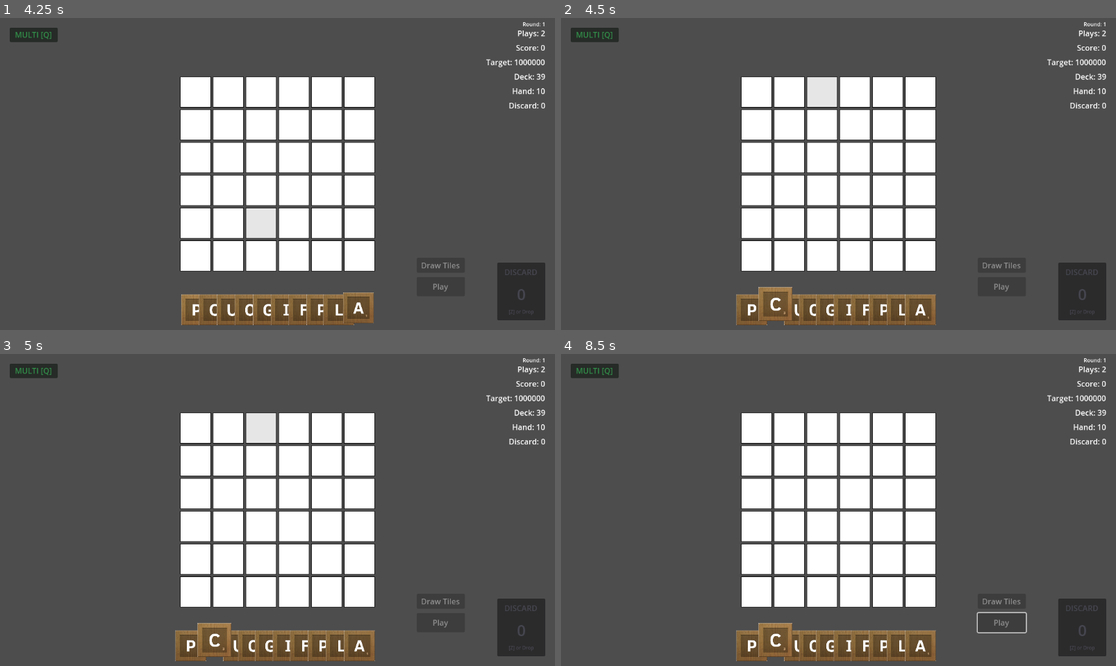
Above: before the commit, frames 1-4 (two rows, left to right).
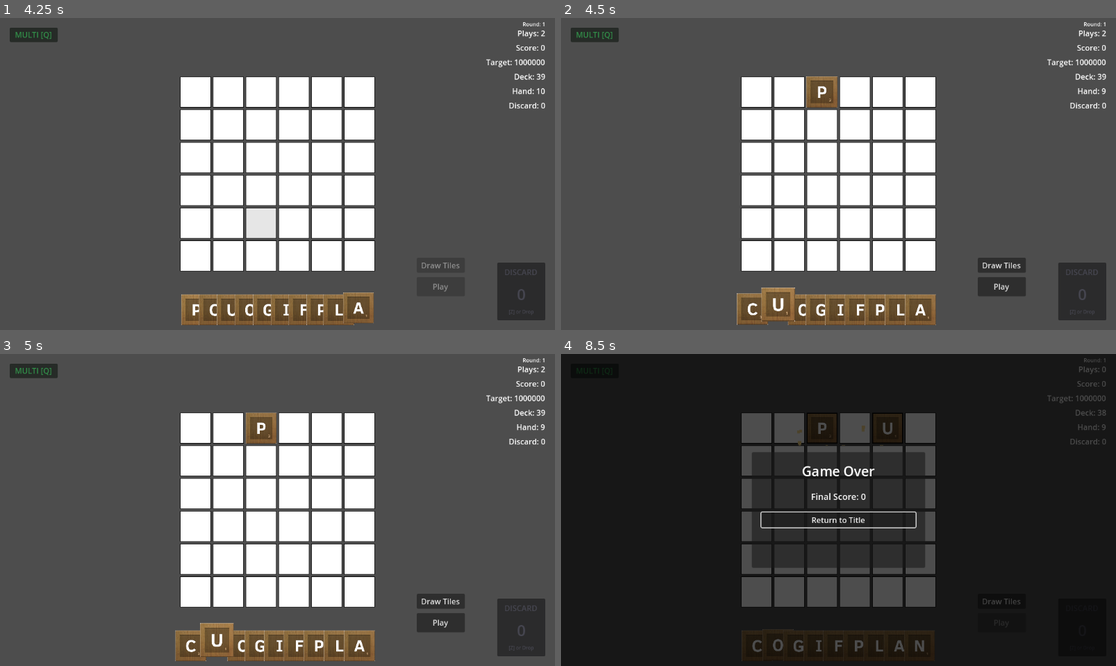
Above: after the commit, the same moments.

Repository: rcmilan/godot-scrabblerabble
Game: Godot game, scene res://scenes/title_screen/title_screen.tscn
The game is run twice, just before and just after one commit, with the same random seed, the same clock (stepped at 60 frames per second) and the same inputs.
Inputs (mouse positions are in pixels of both pictures, inside the frame that each line leads up to):
- Up to frame 1 (4.25 s): click "New Game" at 0.5 s; click "New Game" at 1.25 s; click "Start Run" at 2 s; tap Enter (ui_accept) at 2.75, 3.5 s; drag from (194, 92) to (333, 105) at 2.77 s; drag from (227, 92) to (249, 236) at 3.52 s
- Up to frame 2 (4.5 s): tap Space (confirm_action) at 4.25 s; move the mouse to (821, 92) at 4.27 s; hold D (navigate_right) from 4.28 s (still down); tap L (draw_tiles) at 4.35 s; click (821, 92) at 4.42 s
- Up to frame 3 (5 s): keep holding D (navigate_right)
- Up to frame 4 (8.5 s): release D (navigate_right) at 5 s; click (999, 622) at 5 s, where only the run after the commit has a clickable "Play"; click (999, 600) at 5.75 s, where only the run after the commit has a clickable "Draw Tiles"; tap Enter (ui_accept) at 6.5 s; drag from (855, 428) to (672, 463) at 6.52 s; tap Space (confirm_action) at 7.25 s; drag from (888, 428) to (866, 510) at 7.27 s; click (999, 622) at 8 s, where only the run after the commit has a clickable "Play"

Frame 1 is identical in both runs. In frame 2, 1.9% of the frame differs, in the area x 31-99%, y 18-99%; in frame 3, 1.8%; in frame 4, 99%, in the area x 0-100%, y 0-100%.
Error in both runs: Invalid call. Nonexistent function 'cleared_tile' in base 'Nil'. (res://scenes/ui/focus_cursor/focus_cursor.gd:90)

Commit message:
refactor: update GameplayController to typed CursorPosition signal args
Co-Authored-By: Claude Sonnet 4.6 <noreply@anthropic.com>

Diff:
--- a/scripts/controllers/gameplay_controller.gd
+++ b/scripts/controllers/gameplay_controller.gd
@@ -286,48 +286,47 @@
 	_play.update_play_button_state()
 
 
-func _on_cursor_confirmed(zone: FocusCursor.Zone, position: Variant) -> void:
-	if not _is_active:
-		return
-	match zone:
-		FocusCursor.Zone.HAND:
-			var tile: Tile = hand.get_tile_at(int(position))
-			if tile == null:
-				return
-			_on_tile_selected(tile)
-			if _selection.has_selection() and _cursor:
-				_cursor.set_held_tile(tile)
-
-		FocusCursor.Zone.BOARD:
-			var coords := position as Vector2i
-			var cell: BoardCell = board.get_cell(coords.y, coords.x)
-			if cell == null:
-				return
-			if _selection.has_selection():
-				var movable: Array[Tile] = _selection.get_selected_tiles().filter(
-					func(t: Tile) -> bool: return not t.is_locked
-				)
-				if not movable.is_empty() and not cell.is_occupied():
-					_place_tiles_on_cell(movable, cell, true)
-					if _cursor:
-						_cursor.clear_held_tile()
-				elif cell.is_occupied():
-					print("[Gameplay] Cursor: target cell occupied at %s" % coords)
-					TileAnimator.animate_shake(movable[0])
+func _on_cursor_confirmed(pos: CursorPosition) -> void:
+	if not _is_active:
+		return
+
+	if pos.is_hand():
+		var tile: Tile = hand.get_tile_at(pos.hand_index)
+		if tile == null:
+			return
+		_on_tile_selected(tile)
+		if _selection.has_selection() and _cursor:
+			_cursor.set_held_tile(tile)
+
+	elif pos.is_board():
+		var cell: BoardCell = board.get_cell(pos.board_coords.y, pos.board_coords.x)
+		if cell == null:
+			return
+		if _selection.has_selection():
+			var movable: Array[Tile] = _selection.get_selected_tiles().filter(
+				func(t: Tile) -> bool: return not t.is_locked
+			)
+			if not movable.is_empty() and not cell.is_occupied():
+				_place_tiles_on_cell(movable, cell, true)
+				if _cursor:
+					_cursor.clear_held_tile()
 			elif cell.is_occupied():
-				var board_tile: Tile = cell.tile
-				if not board_tile.is_locked:
-					_placement.return_tile_to_hand(board_tile)
-					_selection.select_tile(board_tile)
-					if _cursor:
-						_cursor.set_held_tile(board_tile)
-					_update_interaction_state()
-					tile_returned_to_hand.emit(board_tile)
-				else:
-					TileAnimator.animate_shake(board_tile)
-
-
-func _on_cursor_cancelled(_zone: FocusCursor.Zone, _position: Variant) -> void:
+				print("[Gameplay] Cursor: target cell occupied at %s" % pos.board_coords)
+				TileAnimator.animate_shake(movable[0])
+		elif cell.is_occupied():
+			var board_tile: Tile = cell.tile
+			if not board_tile.is_locked:
+				_placement.return_tile_to_hand(board_tile)
+				_selection.select_tile(board_tile)
+				if _cursor:
+					_cursor.set_held_tile(board_tile)
+				_update_interaction_state()
+				tile_returned_to_hand.emit(board_tile)
+			else:
+				TileAnimator.animate_shake(board_tile)
+
+
+func _on_cursor_cancelled(_pos: CursorPosition) -> void:
 	if not _is_active:
 		return
 	_selection.deselect_all()
@@ -337,13 +336,12 @@
 	_play.update_play_button_state()
 
 
-func _on_cursor_moved(zone: FocusCursor.Zone, position: Variant) -> void:
+func _on_cursor_moved(pos: CursorPosition) -> void:
 	if not _is_active:
 		return
 	_placement.clear_all_cell_hovers()
-	if zone == FocusCursor.Zone.BOARD:
-		var coords := position as Vector2i
-		var cell: BoardCell = board.get_cell(coords.y, coords.x)
+	if pos.is_board():
+		var cell: BoardCell = board.get_cell(pos.board_coords.y, pos.board_coords.x)
 		if cell:
 			_on_cell_hovered(cell)
 
